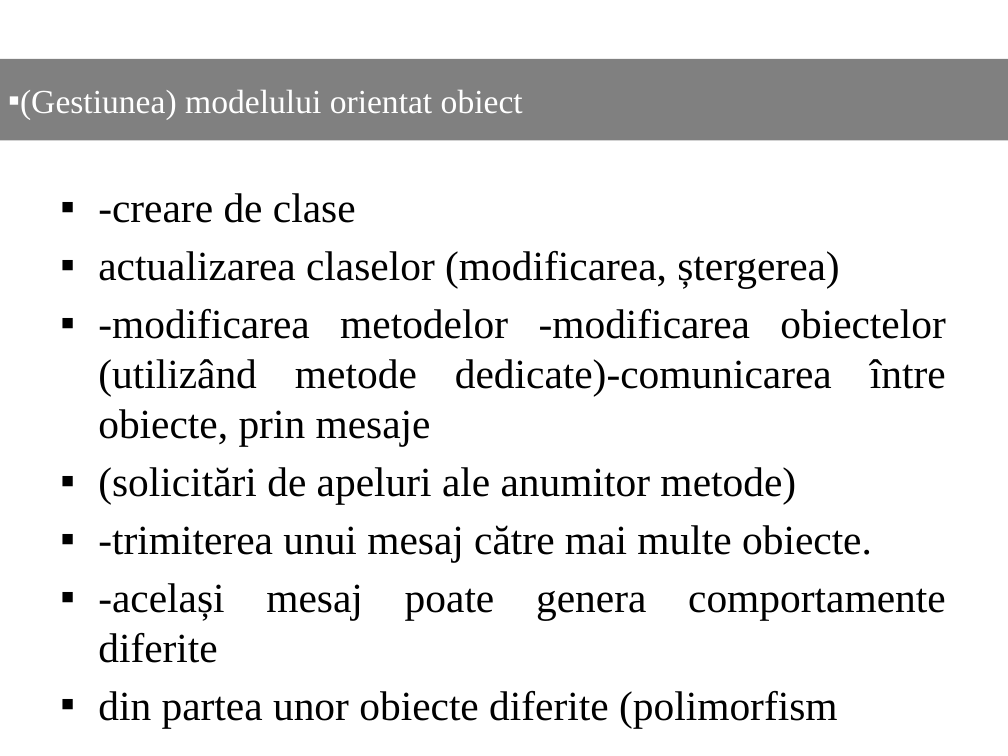
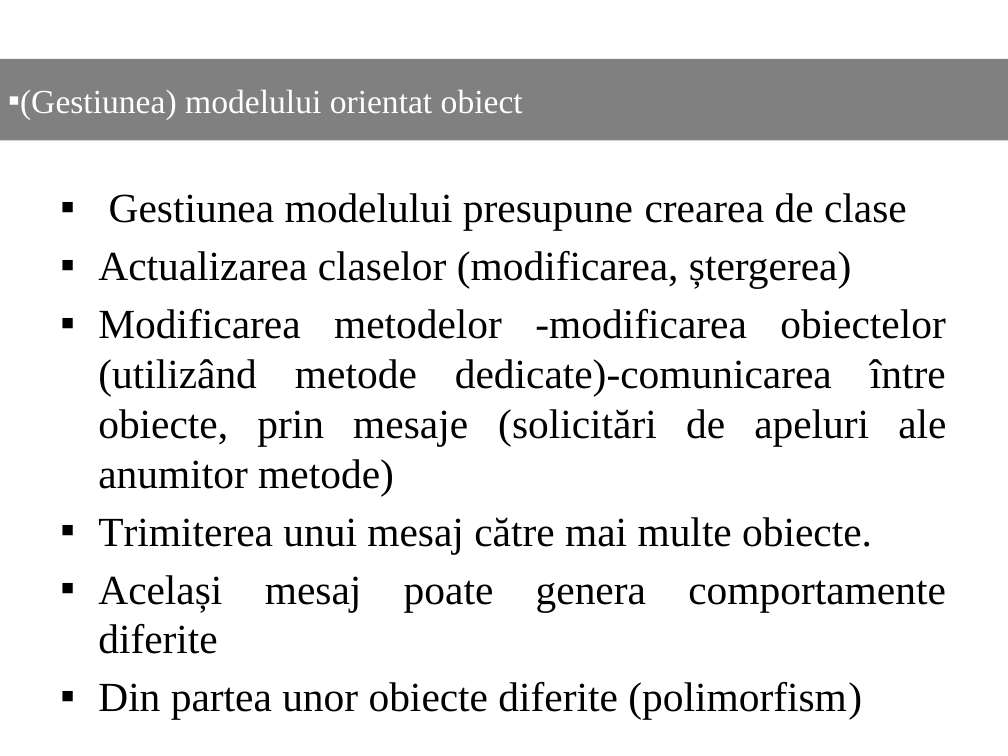
Before and after one commit to Dani25/BDOO, a slide deck: slide 27 of bdoo.pptx (slide 26 before the commit). Drawn at 1008x756 pixels with LibreOffice and Linux fonts; fonts in the diff are those of the drawing. Boxes give left, top, right and bottom in pixels: in the first picture for what was removed or moved away, otherwise in the second. Text is boxed around its words. In the diff, an @@ line names an element or a change of style, - is before the commit and + after.

```diff
--- a/bdoo.pptx
+++ b/bdoo.pptx
@@ text at bbox=[98, 193, 946, 720]: text changed @@
-▪ -creare de clase
-▪ actualizarea claselor (modificarea, ștergerea)
-▪ -modificarea metodelor -modificarea obiectelor (utilizând metode dedicate)-comunicarea între obiecte, prin mesaje
-▪ (solicitări de apeluri ale anumitor metode)
-▪ -trimiterea unui mesaj către mai multe obiecte.
-▪ -același mesaj poate genera comportamente diferite
-▪ din partea unor obiecte diferite (polimorfism
+▪ Gestiunea modelului presupune crearea de clase
+▪ Actualizarea claselor (modificarea, ștergerea)
+▪ Modificarea metodelor -modificarea obiectelor (utilizând metode dedicate)-comunicarea între obiecte, prin mesaje (solicitări de apeluri ale anumitor metode)
+▪ Trimiterea unui mesaj către mai multe obiecte.
+▪ Același mesaj poate genera comportamente diferite
+▪ Din partea unor obiecte diferite (polimorfism)
```
Also in this commit, not shown: 23 other slides changed, 2 slides added.
